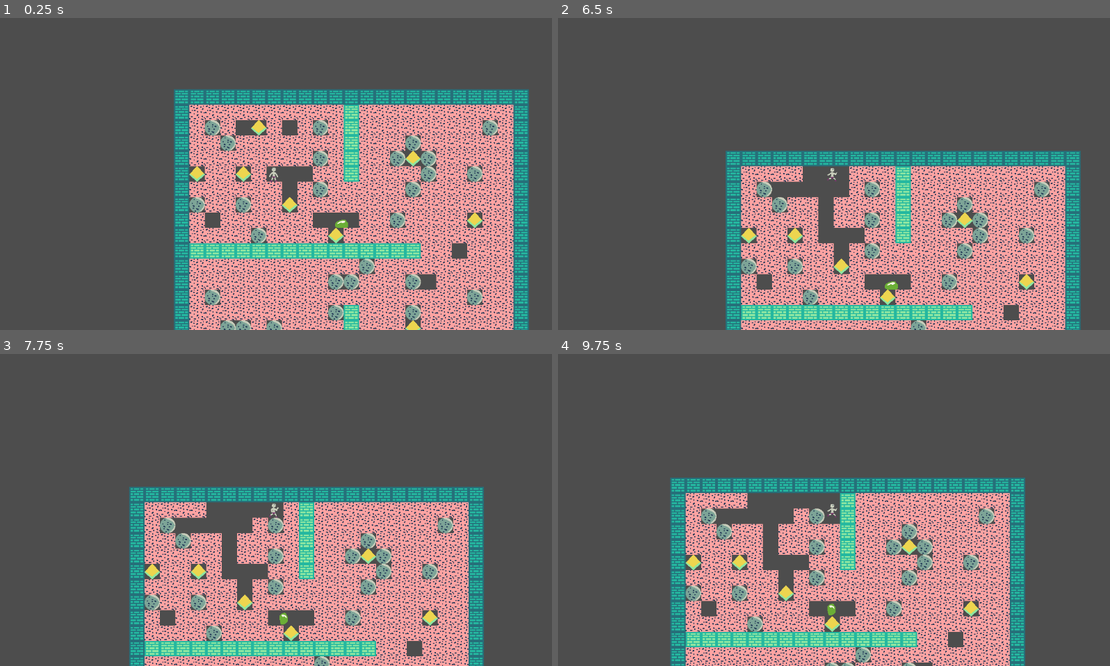
Above: before the commit, frames 1-4 (two rows, left to right).
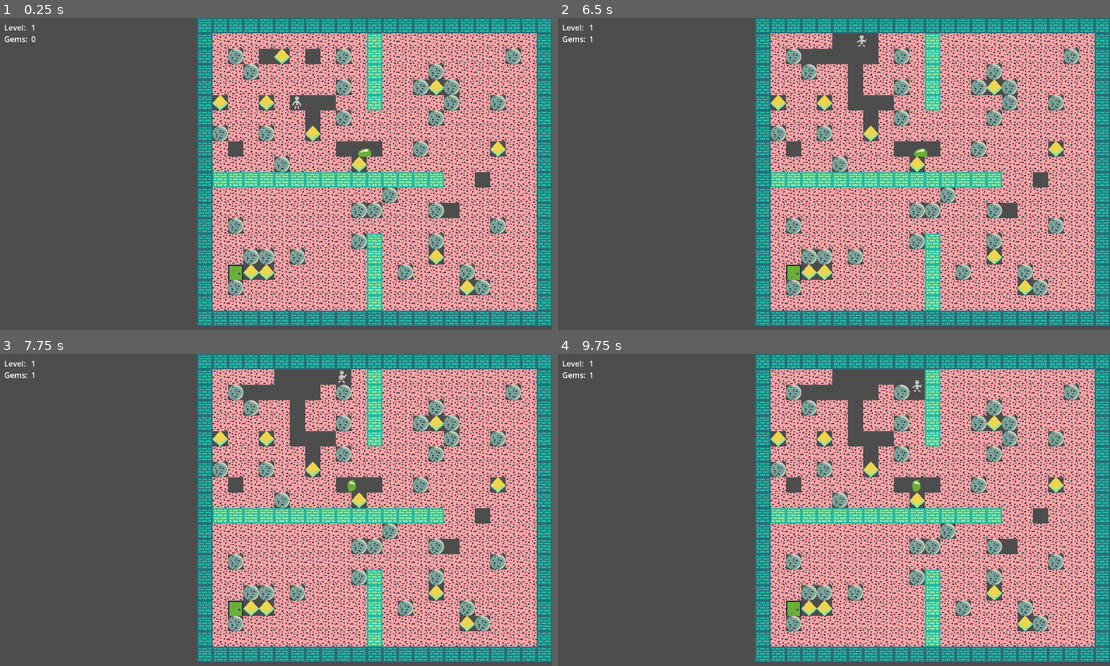
Above: after the commit, the same moments.

Repository: Datoh/OneCloneAMonth-2024-01-Boulder-Dash
Game: Godot game, scene res://scenes/levels/level_001.tscn
Two runs of this game, one before a commit and one after it. Both use one fixed random seed, a clock stepped at 60 frames per second and the inputs below.
Inputs:
- Up to frame 1 (0.25 s): no input
- Up to frame 2 (6.5 s): hold Up (ui_up) 0.53-2.03 s; hold Left (ui_left) 2.03-3.53 s; hold Down (ui_down) 3.53-4.28 s; hold Right (ui_right) 4.28-5.03 s; hold Up (ui_up) 5.03-5.78 s; hold Right (ui_right) from 5.78 s (still down)
- Up to frame 3 (7.75 s): keep holding Right (ui_right)
- Up to frame 4 (9.75 s): release Right (ui_right) at 8.03 s; hold Down (ui_down) 8.03-8.78 s; hold Left (ui_left) 8.78-9.53 s; hold Up (ui_up) from 9.53 s (still down)

The runs differ from the first frame. In frame 1, 54% of the frame differs, in the area x 0-100%, y 0-100%; in frame 2, 56%; in frame 3, 60%; in frame 4, 62%.
Error before the commit: Attempt to call function 'get_used_rect' in base 'null instance' on a null instance. (res://scenes/level.gd:33)

Commit message:
Add gui

Diff:
--- a/scenes/level.gd
+++ b/scenes/level.gd
@@ -8,8 +8,6 @@
 var _player: Player = null
 
 var _explosion_scene = preload("res://scenes/explosion.tscn")
-
-@onready var _explosions = $Explosions
 
 func _ready():
   await get_tree().process_frame
@@ -47,6 +45,7 @@
   if area.is_in_group("gem"):
     area.queue_free()
     _gem_collected += 1
+    %Gems.text = str(_gem_collected)
   elif area.is_in_group("boulder"):
     area.queue_free()
     _explosion(area.position)
@@ -64,7 +63,7 @@
   var explosion = _explosion_scene.instantiate()
   explosion.position = snapped_position
   explosion.explosion_done.connect(_on_explosion_done)
-  _explosions.call_deferred("add_child", explosion)
+  %Explosions.call_deferred("add_child", explosion)
 
 
 func _on_player_move(_node: Node2D, node_up: Node2D):
--- a/scenes/levels/level_001.tscn
+++ b/scenes/levels/level_001.tscn
@@ -29,8 +29,42 @@
 script = ExtResource("1_cg2ky")
 
 [node name="Explosions" type="Node2D" parent="."]
+unique_name_in_owner = true
 
 [node name="TileMap" type="TileMap" parent="."]
+unique_name_in_owner = true
 tile_set = SubResource("TileSet_aypkd")
 format = 2
 layer_0/tile_data = PackedInt32Array(327686, 0, 65536, 0, 0, 196608, 1, 0, 196608, 2, 0, 196608, 3, 0, 196608, 4, 0, 19 …(8433 unchanged characters)…
+
+[node name="CanvasLayer" type="CanvasLayer" parent="."]
+
+[node name="LabelLevel" type="Label" parent="CanvasLayer"]
+offset_left = 16.0
+offset_top = 8.0
+offset_right = 56.0
+offset_bottom = 31.0
+text = "Level: "
+
+[node name="Level" type="Label" parent="CanvasLayer"]
+unique_name_in_owner = true
+offset_left = 72.0
+offset_top = 8.0
+offset_right = 121.0
+offset_bottom = 31.0
+text = "1"
+
+[node name="LabelGems" type="Label" parent="CanvasLayer"]
+offset_left = 16.0
+offset_top = 32.0
+offset_right = 65.0
+offset_bottom = 55.0
+text = "Gems:"
+
+[node name="Gems" type="Label" parent="CanvasLayer"]
+unique_name_in_owner = true
+offset_left = 72.0
+offset_top = 32.0
+offset_right = 121.0
+offset_bottom = 55.0
+text = "0"
